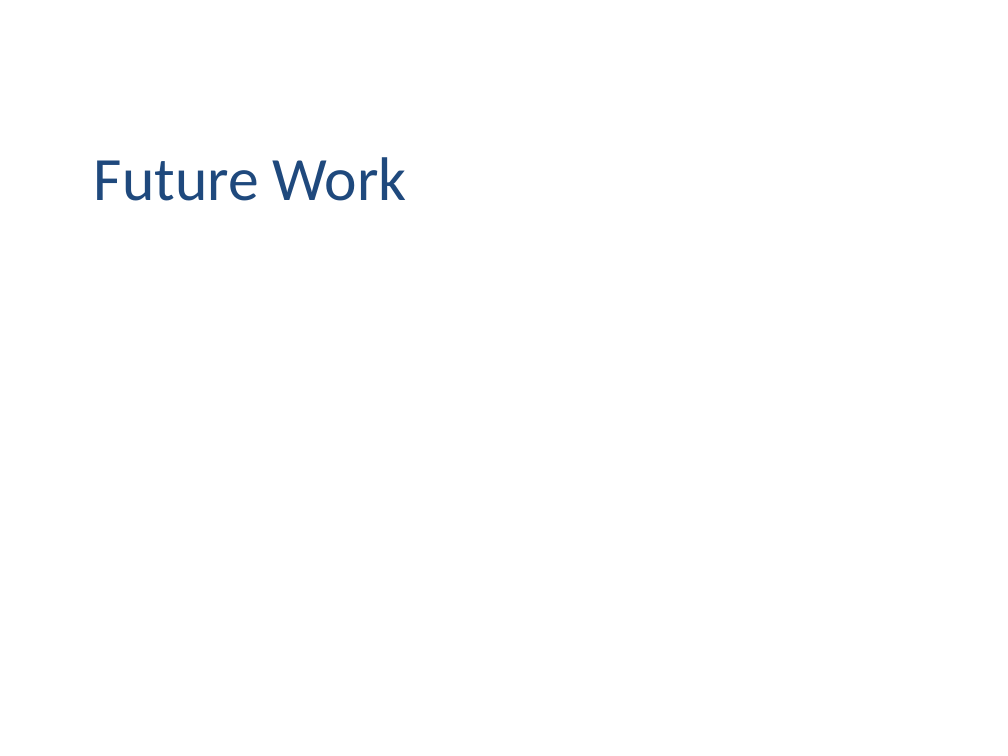
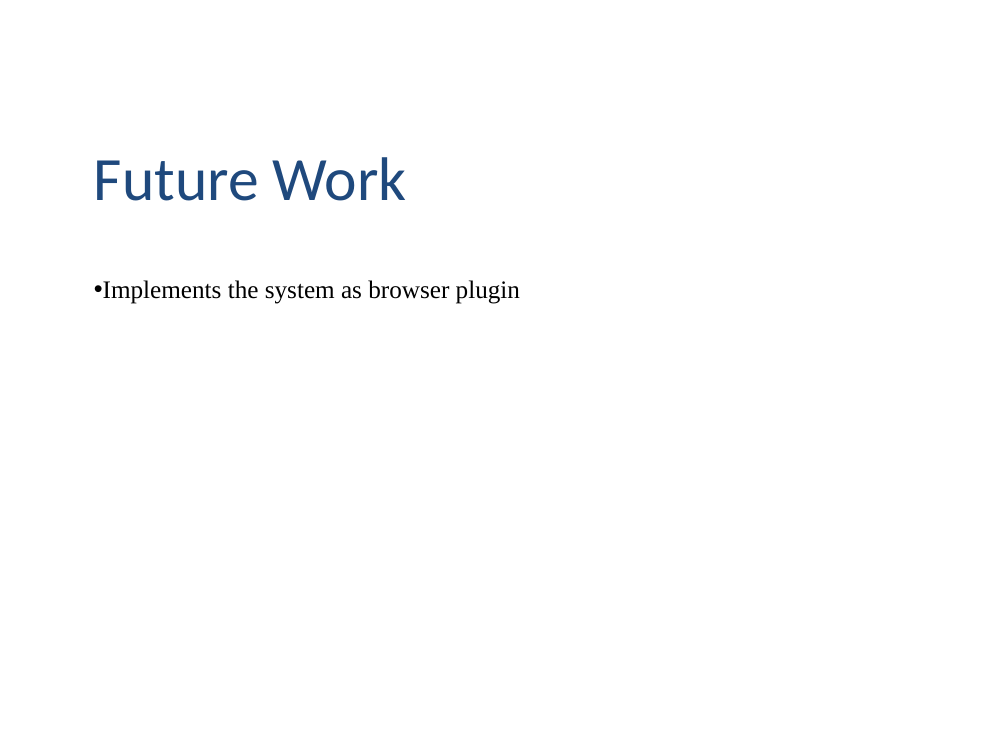
Before and after one commit to iernie/Costumer-Driven-Project, a slide deck: slide 12 of report/DesignReport/Presentation1.pptx. Drawn at 1008x756 pixels with LibreOffice and Linux fonts; fonts in the diff are those of the drawing; background and template pictures are left out. Boxes give left, top, right and bottom in pixels: in the first picture for what was removed or moved away, otherwise in the second. Text is boxed around its words. In the diff, an @@ line names an element or a change of style, - is before the commit and + after.

```diff
--- a/report/DesignReport/Presentation1.pptx
+++ b/report/DesignReport/Presentation1.pptx
@@ text added at (103,280,520,304), 18 pt, text #000000 @@
+• Implements the system as browser plugin
```
Also in this commit, not shown: 3 other slides changed, 16 other files.
